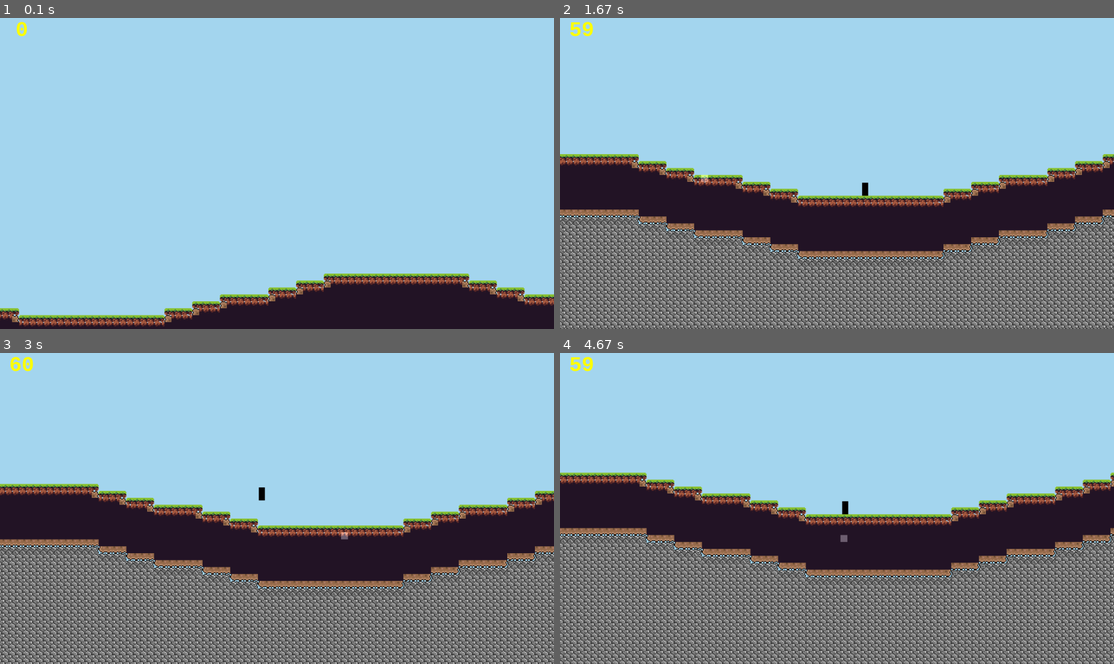
Above: before the commit, frames 1-4 (two rows, left to right).
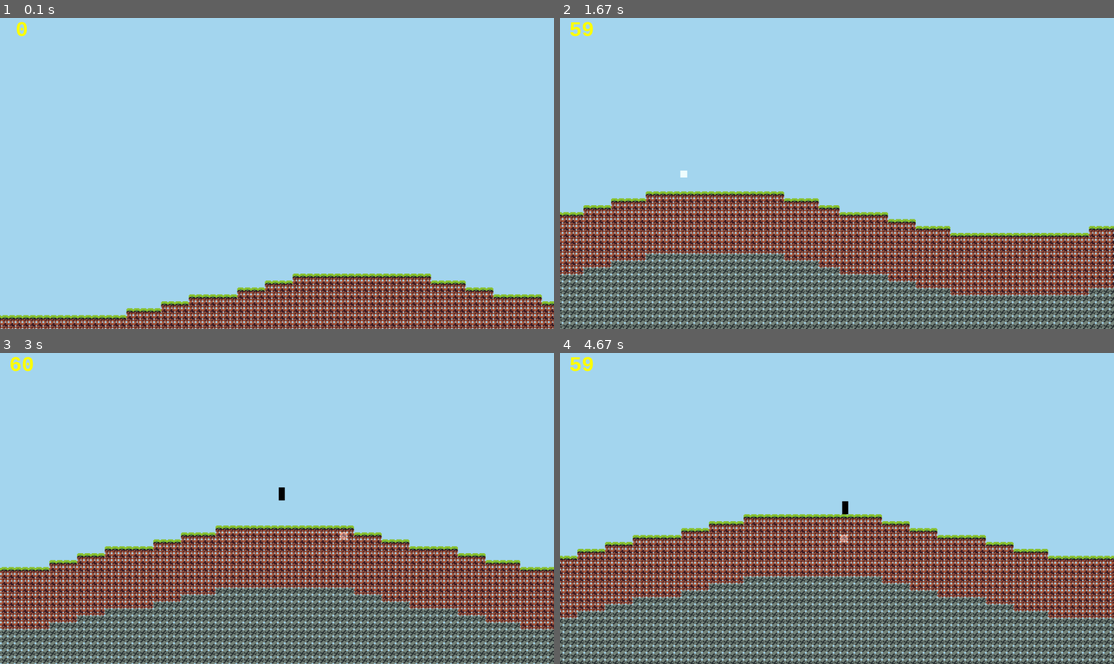
Above: after the commit, the same moments.

Repository: Nicholas-Merillat/tilemap-pygame
Game: pygame game, started from main.py
The game is run twice, just before and just after one commit, with the same random seed, the same clock (stepped at 60 frames per second) and the same inputs.
Inputs (mouse positions are in pixels of both pictures, inside the frame that each line leads up to):
- Up to frame 1 (0.1 s): no input
- Up to frame 2 (1.67 s): hold D 0.33-0.8 s; move the mouse to (814, 185) at 0.37 s; hold W 0.83-1.13 s; move the mouse to (1014, 164) at 0.87 s; hold D 1.17-1.63 s; move the mouse to (704, 176) at 1.2 s
- Up to frame 3 (3 s): hold A 1.67-2.2 s; move the mouse to (105, 461) at 1.7 s; hold A 2.23-2.63 s; move the mouse to (360, 399) at 2.27 s; hold W from 2.67 s (still down); move the mouse to (343, 536) at 2.7 s
- Up to frame 4 (4.67 s): release W at 3.03 s; hold D 3.07-3.7 s; move the mouse to (848, 402) at 3.1 s; hold A 3.73-4.2 s; move the mouse to (637, 499) at 3.77 s; hold D from 4.23 s (still down); move the mouse to (842, 542) at 4.27 s

The runs differ from the first frame. In frame 1, 10% of the frame differs, in the area x 0-100%, y 82-100%; in frame 2, 42%; in frame 3, 45%; in frame 4, 48%, in the area x 0-100%, y 38-100%.

Commit message:
tilemaps are hell

Diff:
--- a/settings.py
+++ b/settings.py
@@ -13,4 +13,4 @@
 
 # Tilemap settings
 TILE_SIZE = 8
-TILEMAP_SIZE = (200, 200) # (8400, 2400) (4200, 1200)
+TILEMAP_SIZE = (8400, 2400) # (8400, 2400) (4200, 1200)
--- a/tilemap.py
+++ b/tilemap.py
@@ -1,4 +1,6 @@
 from settings import *
+
+from tileset import TileSet
 
 class TileMap():
     def __init__(self, camera):
@@ -18,16 +20,16 @@
             file_content = file.read()
             blocks = file_content.splitlines()
             self.tile_images = []
+            self.tilesets = []
             for block in blocks:
                 if block != 'air':
                     image_path = f'content/sprites/{block}.png'
                     try:
                         image_surface = pygame.image.load(image_path).convert_alpha()
                         self.tile_images.append(image_surface)
+                        self.tilesets.append(TileSet(block, image_surface))
                     except pygame.error as e:
                         print(f'Error loading image {block}: {e}')
-
-        self.update()
 
     # Set tile ID at tile position
     def set_tile(self, tile_x, tile_y, tile_id):
@@ -79,14 +81,14 @@
                 tile_id = self.grid[x][y]
                 if tile_id >= 1:
                     tile_image = self.tile_images[tile_id - 1]
-                    bitmask = 0
-                    for dx, dy, bit in self.bitmask_offsets:
-                        nx, ny = x + dx, y + dy
-                        if 0 <= nx < TILEMAP_SIZE[0] and 0 <= ny < TILEMAP_SIZE[1]:
-                            if self.grid[nx][ny] == tile_id:
-                                bitmask |= (1 << bit)
+                    # bitmask = 0
+                    # for dx, dy, bit in self.bitmask_offsets:
+                    #     nx, ny = x + dx, y + dy
+                    #     if 0 <= nx < TILEMAP_SIZE[0] and 0 <= ny < TILEMAP_SIZE[1]:
+                    #         if self.grid[nx][ny] == tile_id:
+                    #             bitmask |= (1 << bit)
 
 
-                    block_rect = pygame.Rect(self.bitmask_dict[bitmask][1], self.bitmask_dict[bitmask][0], TILE_SIZE, TILE_SIZE)
+                    block_rect = pygame.Rect(0, 0, TILE_SIZE, TILE_SIZE)
                     block_image = pygame.transform.scale(tile_image.subsurface(block_rect), (TILE_SIZE, TILE_SIZE))
                     self.texture_surface.blit(block_image, pygame.Rect(math.floor((x * TILE_SIZE) - self.camera.x), math.floor((y * TILE_SIZE)  - self.camera.y), TILE_SIZE, TILE_SIZE))
--- /dev/null
+++ b/tileset.py
@@ -0,0 +1,24 @@
+from settings import *
+
+class TileSet():
+    def __init__(self, name, image):
+        self.name = name
+        self.image = image
+
+        self.size = (int(self.image.size[0] / TILE_SIZE), int(self.image.size[1] / TILE_SIZE))
+
+        # Stores the tiles in a dictionary with an ID corresponding to a tile coordinate in the tileset
+        self.index_dict = {}
+        x = 0
+        y = 0
+        for i in range(self.size[0] * self.size[1]):
+            x = i % self.size[0]
+            self.index_dict.update({str(i):(x * TILE_SIZE, y * TILE_SIZE)})
+
+            if (x + 1) / self.size[0] >= 1:
+                y += 1
+
+        print(self.index_dict)
+
+    def get_tile_surface(self, tile_index):
+        pass
Binary file changed: content/sprites/stone.png
